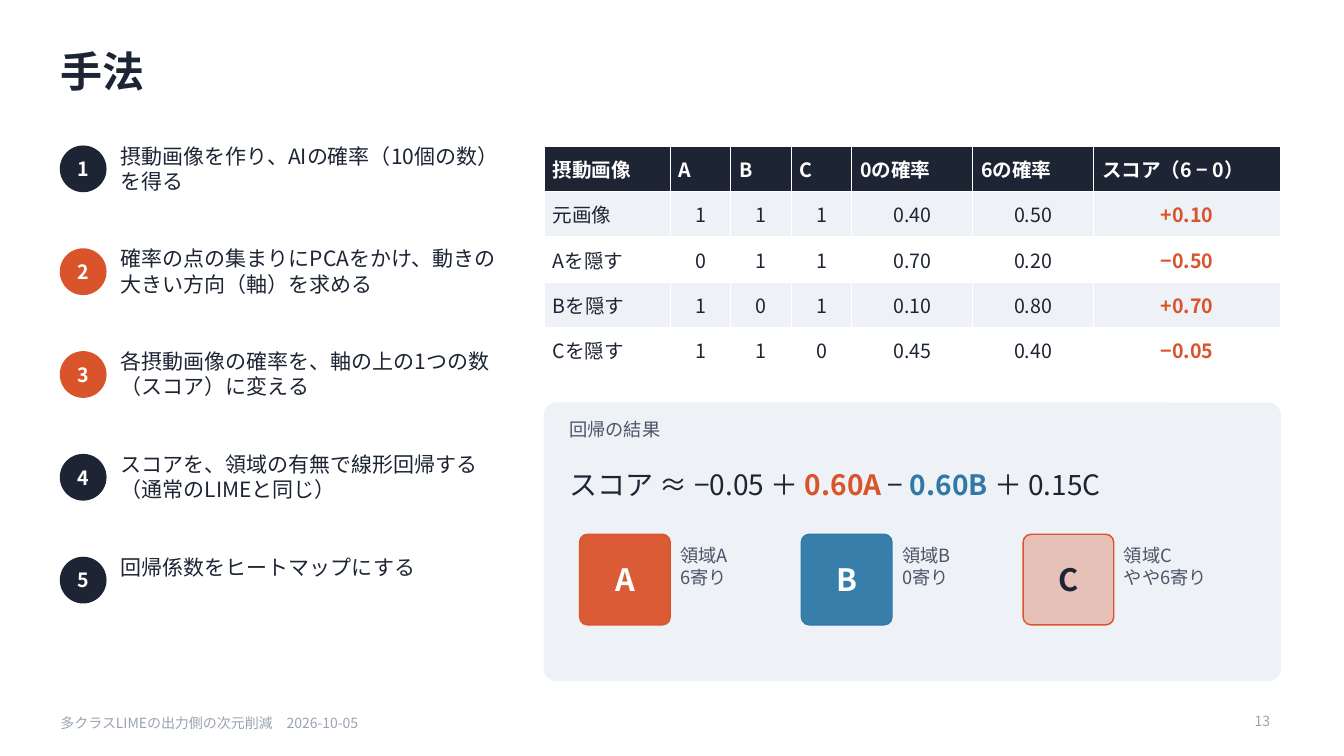
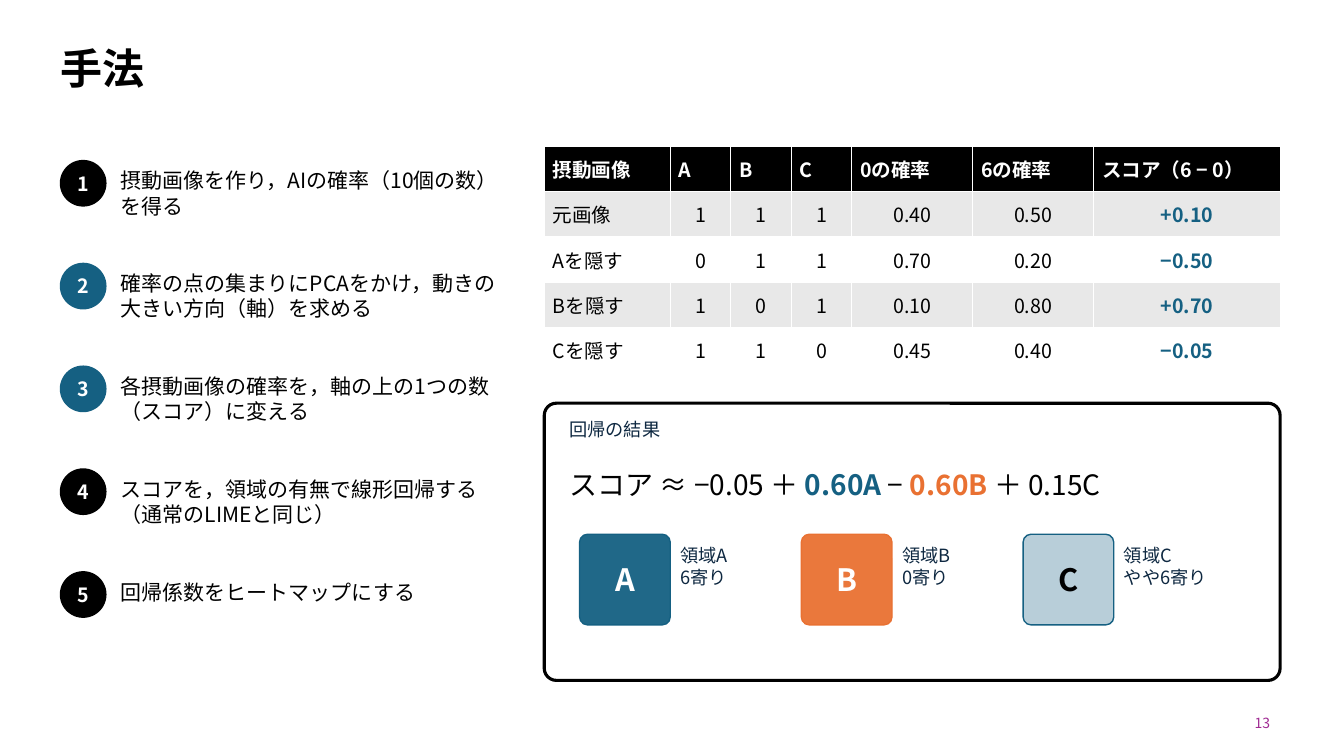
Before and after one commit to SoutaIkegame/Fisher_LIME, a slide deck: slide 13 of docs/seminar/2026-10-05_seminar.pptx. Drawn at 1344x756 pixels with LibreOffice and Linux fonts; fonts in the diff are those of the drawing. Boxes give left, top, right and bottom in pixels: in the first picture for what was removed or moved away, otherwise in the second. Text is boxed around its words. In the diff, an @@ line names an element or a change of style, - is before the commit and + after.

```diff
--- a/docs/seminar/2026-10-05_seminar.pptx
+++ b/docs/seminar/2026-10-05_seminar.pptx
@@ title "手法" at (60, 48, 144, 88): text colour #1D2433 to #000000; line spacing 1 to 0.9 @@
@@ table at (544, 146, 1280, 373) @@
@@ fill #1D2433 to #000000 in row 1 @@
@@ fill #EEF1F5 to #E8E8E8 in 14 cells @@
@@ text colour #1D2433 to #000000 in "元画像", "1", "1", "1" and 20 more places @@
@@ text colour #D9532B to #156082 in "+0.10", "−0.50", "+0.70", "−0.05" @@
@@ text at (121, 170, 498, 216): text changed; text colour #1D2433 to #000000 @@
-摂動画像を作り、AIの確率（10個の数）を得る
+摂動画像を作り，AIの確率（10個の数）を得る
@@ ellipse at (60, 263, 106, 309): fill #D9532B to #156082; outline #D9532B 1 pt to #156082 1 pt @@
@@ text at (121, 273, 495, 318): text changed; text colour #1D2433 to #000000 @@
-確率の点の集まりにPCAをかけ、動きの大きい方向（軸）を求める
+確率の点の集まりにPCAをかけ，動きの大きい方向（軸）を求める
@@ ellipse at (60, 366, 106, 411): fill #D9532B to #156082; outline #D9532B 1 pt to #156082 1 pt @@
@@ text at (121, 376, 490, 421): text changed; text colour #1D2433 to #000000 @@
-各摂動画像の確率を、軸の上の1つの数（スコア）に変える
+各摂動画像の確率を，軸の上の1つの数（スコア）に変える
@@ rounded rectangle at (544, 403, 1280, 681): fill #EEF1F5 to none; outline #EEF1F5 1 pt to #000000 2.25 pt @@
@@ 5 texts, 5 ellipses: place and size @@
-5 texts, 5 ellipses at (60, 146, 106, 603)
+5 texts, 5 ellipses at (60, 160, 106, 617)
@@ fill #1D2433 to #000000; outline #1D2433 1 pt to #000000 1 pt in 3 elements at (60, 572, 106, 617), (60, 160, 106, 206), (60, 469, 106, 514) @@
@@ text at (121, 479, 478, 524): text changed; text colour #1D2433 to #000000 @@
-スコアを、領域の有無で線形回帰する（通常のLIMEと同じ）
+スコアを，領域の有無で線形回帰する
+（通常のLIMEと同じ）
@@ text "スコア ≈ −0.05 ＋ 0.60A ..." at (569, 474, 1100, 496): text colour #1D2433 to #000000 in "スコア ≈ −0.05 ＋ − ＋ 0.15C"; text colour #D9532B to #156082 in "0.60A"; text colour #2F78A8 to #E97132 in "0.60B" @@
@@ rounded rectangle at (580, 534, 670, 625): fill #D9532B at 95% opacity to #156082 at 95% opacity; outline #D9532B 1 pt to #156082 1 pt @@
@@ rounded rectangle at (802, 534, 892, 625): fill #2F78A8 at 95% opacity to #E97132 at 95% opacity; outline #2F78A8 1 pt to #E97132 1 pt @@
@@ text "C" at (1058, 568, 1078, 592): text colour #1D2433 to #000000 @@
@@ rounded rectangle at (1023, 534, 1114, 625): fill #D9532B at 30% opacity to #156082 at 30% opacity; outline #D9532B 1 pt to #156082 1 pt @@
@@ text colour #4A5568 to #0E2841 in 4 elements at (569, 420, 660, 438), (680, 546, 727, 586), (902, 546, 950, 586), (1124, 546, 1207, 586) @@
@@ text "回帰係数をヒートマップにする" at (121, 582, 415, 602): text colour #1D2433 to #000000 @@
@@ text "回帰係数をヒートマップにする": place and size @@
-text "回帰係数をヒートマップにする" at (121, 557, 415, 577)
+text "回帰係数をヒートマップにする" at (121, 582, 415, 602)
@@ text removed at (60, 716, 359, 729) @@
-多クラスLIMEの出力側の次元削減 2026-10-05
@@ page number at (1255, 717, 1271, 728): text colour #9AA3B2 to #A02B93; vertical alignment top to middle @@
```
Also in this commit, not shown: 21 other slides changed, 1 slide added, 11 slides removed, 5 other files.
